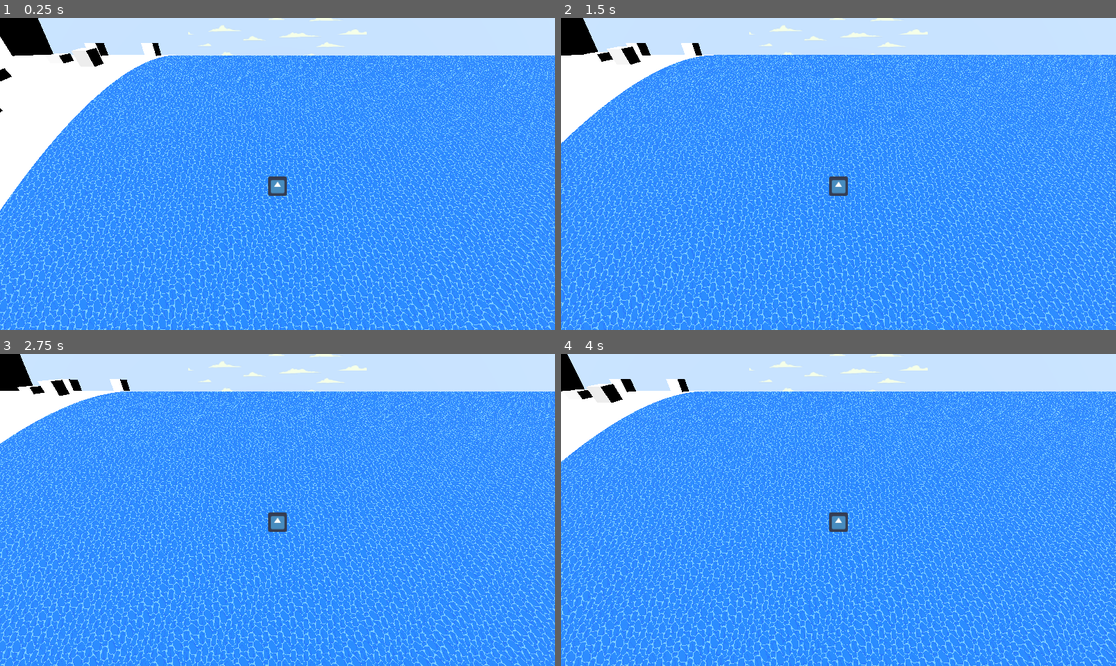
Above: before the commit, frames 1-4 (two rows, left to right).
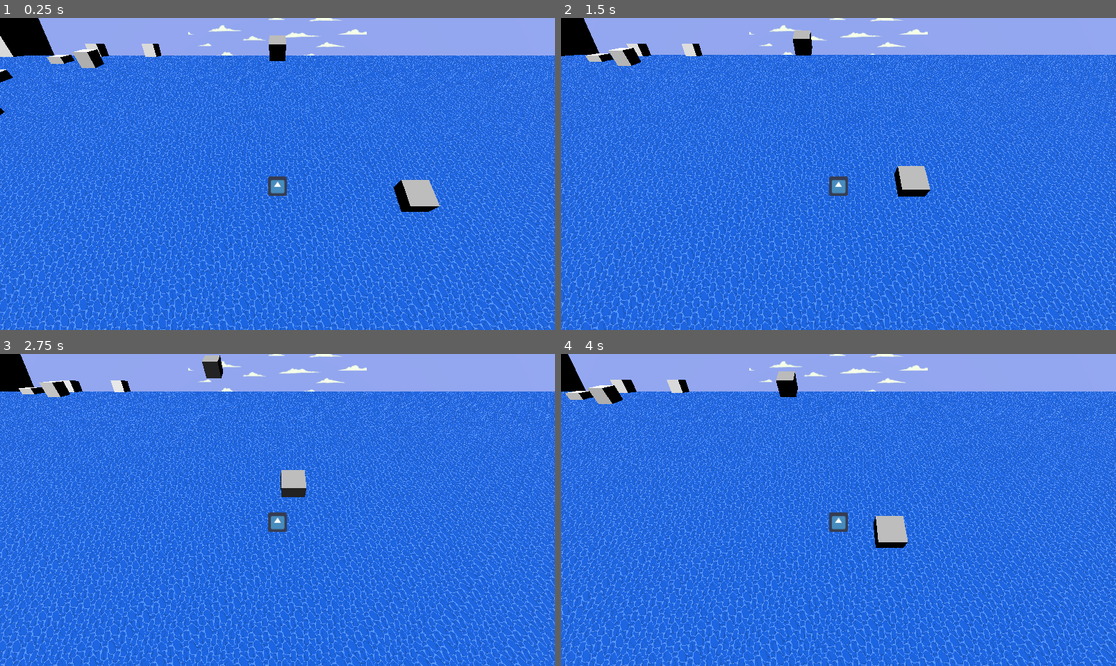
Above: after the commit, the same moments.

Repository: jrussellrivers/WaterCurve
Game: Godot game, scene res://scenes/world.tscn
The game is run twice, just before and just after one commit, with the same random seed, the same clock (stepped at 60 frames per second) and the same inputs. The engine's default icon, where the game draws it, is replaced by a stand-in: a white triangle on a blue panel in a dark square.
Inputs:
- Up to frame 1 (0.25 s): no input
- Up to frame 2 (1.5 s): hold Right (ui_right) 0.53-1.28 s; hold Down (ui_down) from 1.28 s (still down)
- Up to frame 3 (2.75 s): release Down (ui_down) at 2.03 s; hold Right (ui_right) from 2.03 s (still down)
- Up to frame 4 (4 s): release Right (ui_right) at 2.78 s; hold Up (ui_up) 2.78-3.53 s; hold Left (ui_left) from 3.53 s (still down)

The runs differ from the first frame. In frame 1, 98% of the frame differs, in the area x 0-100%, y 0-100%; in frame 2, 98%; in frame 3, 98%; in frame 4, 99%.

Commit message:
Testing solo box - wip

Diff:
--- /dev/null
+++ b/npc_ship_test.gd
@@ -0,0 +1,12 @@
+extends MeshInstance3D
+
+
+# Called when the node enters the scene tree for the first time.
+func _ready():
+	pass # Replace with function body.
+
+
+# Called every frame. 'delta' is the elapsed time since the previous frame.
+func _physics_process(delta):
+	pass
+	#self.global_position.z -= 0.1
--- a/scenes/world.tscn
+++ b/scenes/world.tscn
@@ -6,6 +6,7 @@
 [ext_resource type="Shader" path="res://shaders/ocean.gdshader" id="4_pb4yj"]
 [ext_resource type="ArrayMesh" uid="uid://c45awlvh220wx" path="res://assets/blender/world_mesh.obj" id="5_qncqm"]
 [ext_resource type="Shader" path="res://shaders/rolling.gdshader" id="6_bynpf"]
+[ext_resource type="Script" path="res://npc_ship_test.gd" id="7_wea6i"]
 
 [sub_resource type="WorldBoundaryShape3D" id="WorldBoundaryShape3D_hxtat"]
 
@@ -30,6 +31,7 @@
 shader_parameter/remap_normals = true
 shader_parameter/RADIUS = 35.0
 shader_parameter/hang = true
+shader_parameter/z_offset = 0.0
 shader_parameter/WATER_COL = Color(0.04, 0.38, 0.88, 1)
 shader_parameter/WATER2_COL = Color(0.0319583, 0.323766, 0.727357, 1)
 shader_parameter/FOAM_COL = Color(0.335608, 0.583814, 0.994776, 1)
@@ -44,6 +46,7 @@
 shader_parameter/remap_normals = true
 shader_parameter/RADIUS = 35.0
 shader_parameter/hang = false
+shader_parameter/z_offset = 0.0
 shader_parameter/albedo = Color(1, 1, 1, 1)
 shader_parameter/point_size = null
 shader_parameter/roughness = null
@@ -51,11 +54,46 @@
 shader_parameter/specular = null
 shader_parameter/metallic = 0.0
 
+[sub_resource type="BoxMesh" id="BoxMesh_imjq7"]
+subdivide_depth = 10
+
+[sub_resource type="ShaderMaterial" id="ShaderMaterial_j2jgq"]
+render_priority = 0
+shader = ExtResource("6_bynpf")
+shader_parameter/active = true
+shader_parameter/remap_normals = true
+shader_parameter/RADIUS = 35.0
+shader_parameter/hang = true
+shader_parameter/z_offset = -10.0
+shader_parameter/albedo = Color(0.741385, 0.741385, 0.741385, 1)
+shader_parameter/point_size = null
+shader_parameter/roughness = null
+shader_parameter/metallic_texture_channel = null
+shader_parameter/specular = null
+shader_parameter/metallic = null
+
+[sub_resource type="BoxMesh" id="BoxMesh_3endr"]
+subdivide_depth = 10
+
+[sub_resource type="ShaderMaterial" id="ShaderMaterial_ii4hn"]
+render_priority = 0
+shader = ExtResource("6_bynpf")
+shader_parameter/active = true
+shader_parameter/remap_normals = true
+shader_parameter/RADIUS = 35.0
+shader_parameter/hang = true
+shader_parameter/z_offset = 0.0
+shader_parameter/albedo = Color(0.741385, 0.741385, 0.741385, 1)
+shader_parameter/point_size = null
+shader_parameter/roughness = null
+shader_parameter/metallic_texture_channel = null
+shader_parameter/specular = null
+shader_parameter/metallic = null
+
 [node name="Node3D" type="Node3D"]
 
 [node name="DirectionalLight" type="DirectionalLight3D" parent="."]
 transform = Transform3D(1, 0, -4.37114e-08, 4.37114e-08, 1.91069e-15, 1, 0, -1, 1.91069e-15, 0, 5, 0)
-light_energy = 2.0
 light_indirect_energy = 0.0
 light_volumetric_fog_energy = 0.0
 shadow_normal_bias = 0.0
@@ -67,7 +105,6 @@
 shape = SubResource("WorldBoundaryShape3D_hxtat")
 
 [node name="Player" type="CharacterBody3D" parent="."]
-transform = Transform3D(1, 0, 0, 0, 1, 0, 0, 0, 1, 0, 0.5, 0)
 script = ExtResource("1_iugm4")
 
 [node name="Camera3D" type="Camera3D" parent="Player"]
@@ -113,7 +150,19 @@
 [node name="TestBlender" type="Node3D" parent="."]
 
 [node name="BoxMesh" type="MeshInstance3D" parent="TestBlender"]
-transform = Transform3D(1, 0, 0, 0, 1, 0, 0, 0, 1, -30, 0, 0)
+transform = Transform3D(1, 0, 0, 0, 1, 0, 0, 0, 1, -30, -0.1, 0)
 mesh = ExtResource("5_qncqm")
 skeleton = NodePath("")
 surface_material_override/0 = SubResource("ShaderMaterial_l3iw8")
+
+[node name="TestBox1" type="MeshInstance3D" parent="."]
+transform = Transform3D(1, 0, 0, 0, 1, 0, 0, 0, 1, 0, 0, -10)
+mesh = SubResource("BoxMesh_imjq7")
+surface_material_override/0 = SubResource("ShaderMaterial_j2jgq")
+script = ExtResource("7_wea6i")
+
+[node name="TestBox2" type="MeshInstance3D" parent="."]
+transform = Transform3D(1, 0, 0, 0, 1, 0, 0, 0, 1, 5, 0, 0)
+mesh = SubResource("BoxMesh_3endr")
+surface_material_override/0 = SubResource("ShaderMaterial_ii4hn")
+script = ExtResource("7_wea6i")
Not shown: 1 places in scenes/world.tscn that only renumber resources
Not shown, changed: shaders/rolling_log.gdshaderinc
